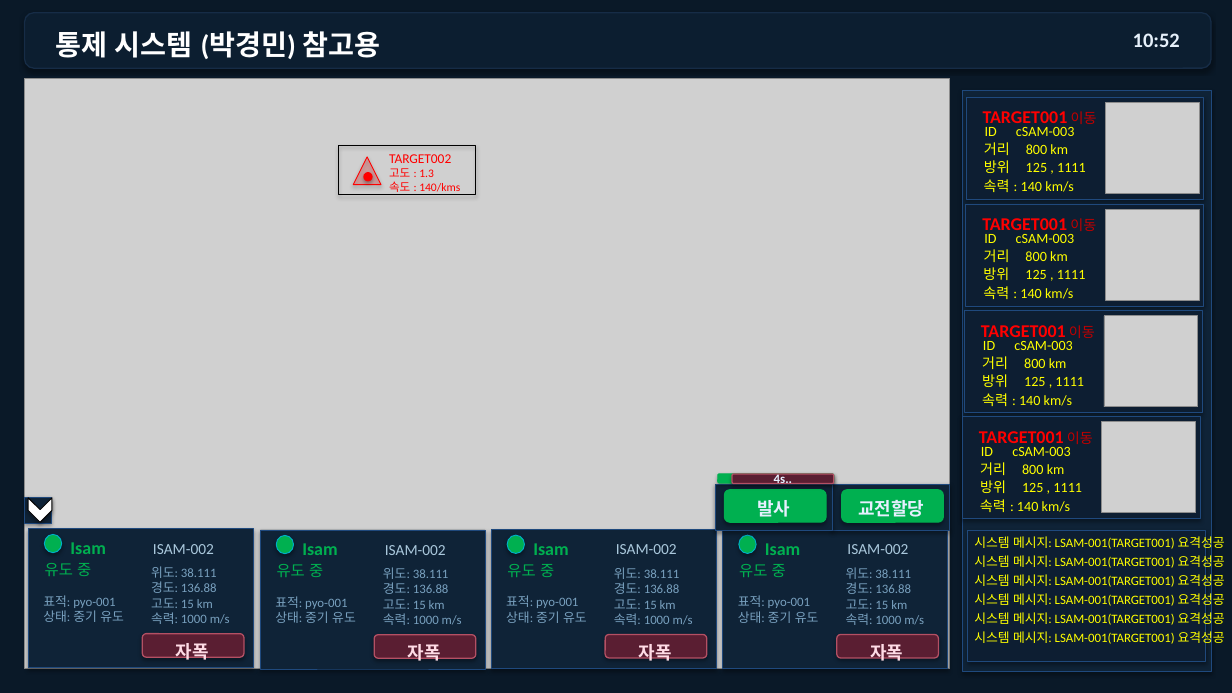
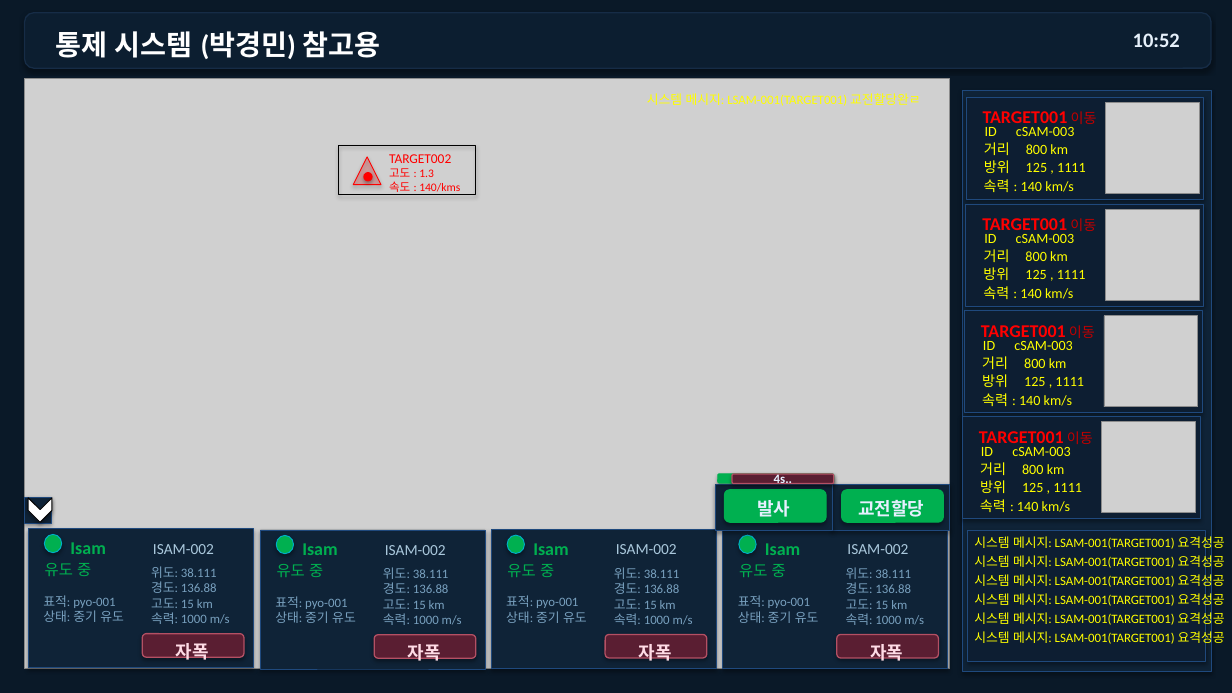
Before and after one commit to Nex1-GoF/C2, a slide deck: slide 1 of UI_Mockup.pptx. Drawn at 1232x693 pixels with LibreOffice and Linux fonts; fonts in the diff are those of the drawing; grey boxes stand for pictures. Boxes give left, top, right and bottom in pixels: in the first picture for what was removed or moved away, otherwise in the second. Text is boxed around its words. In the diff, an @@ line names an element or a change of style, - is before the commit and + after.

```diff
--- a/UI_Mockup.pptx
+++ b/UI_Mockup.pptx
@@ text added at (647,93,921,106), 10 pt, text #FFFF00 @@
+시스템 메시지: LSAM-001(TARGET001) 교전할당완ㄹ
```
